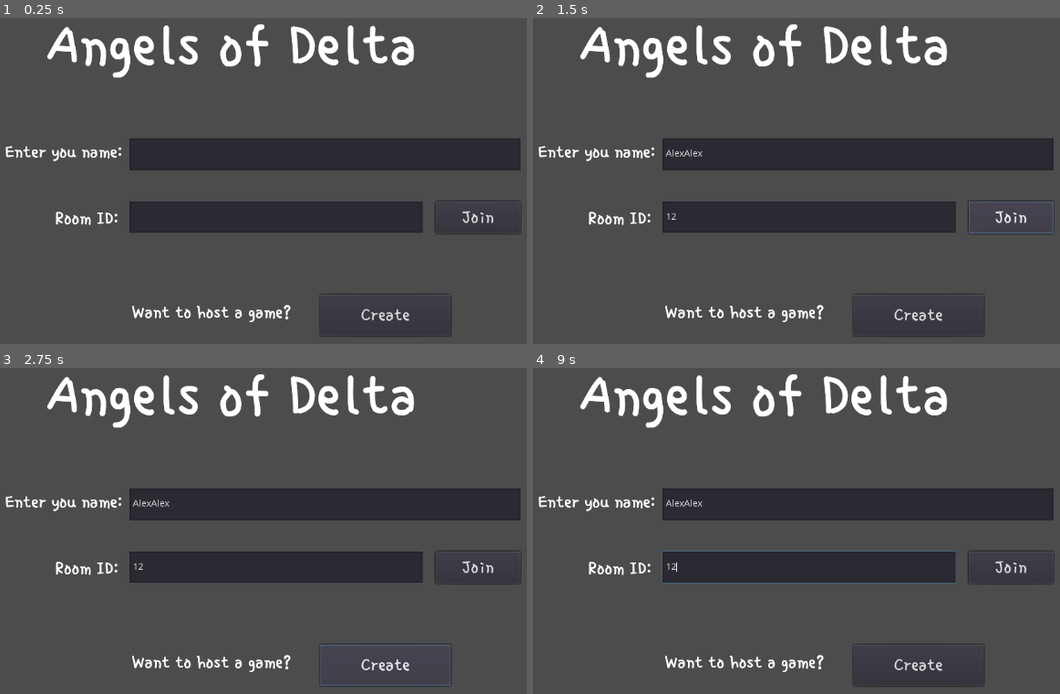
Above: before the commit, frames 1-4 (two rows, left to right).
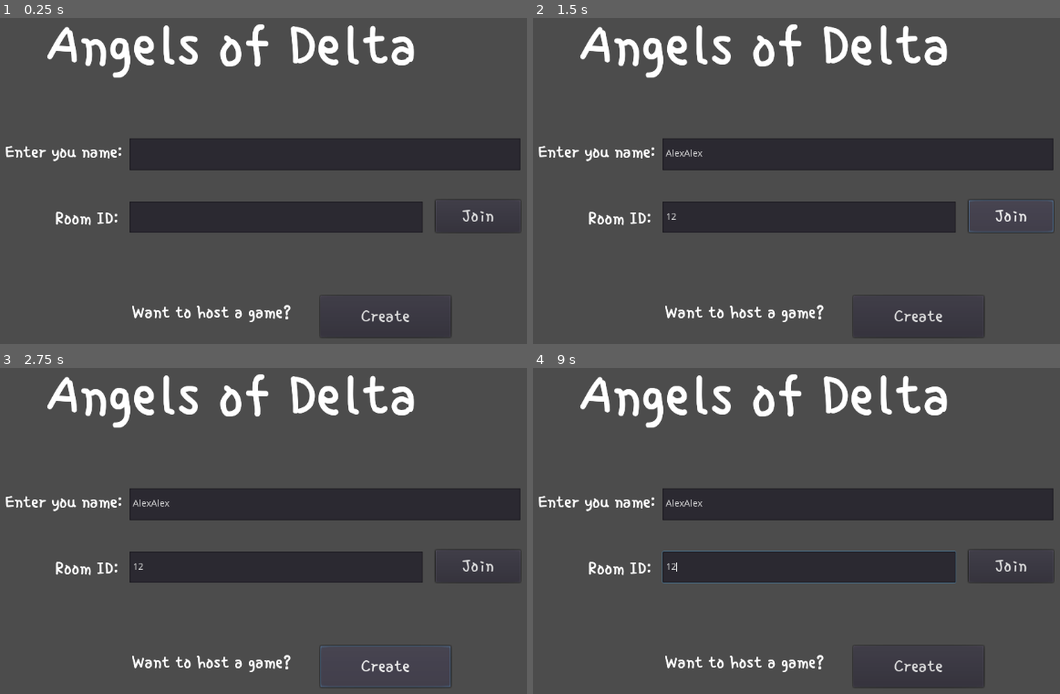
Above: after the commit, the same moments.

Repository: askoki160/angels-of-delta
Game: Godot game, scene res://Scenes/StartScene.tscn
Same seed, same stepped clock (60 frames per second), same inputs: the game is played once before the commit and once after it.
Inputs (mouse positions are in pixels of both pictures, inside the frame that each line leads up to):
- Up to frame 1 (0.25 s): no input
- Up to frame 2 (1.5 s): click (859, 154) at 0.52 s; type "Alex" at 0.6 s; click (807, 216) at 0.75 s; type "12" at 0.83 s; click (859, 154) at 0.98 s; type "Alex" at 1.07 s; click "Join" at 1.25 s
- Up to frame 3 (2.75 s): click "Create" at 2 s
- Up to frame 4 (9 s): click "Create" at 2.75 s; click "Create" at 3.5 s; tap Enter at 4.25, 5.75, 7.25 s; move the mouse to (928, 534) at 4.27 s; click (928, 534) at 4.42 s; tap Space at 5, 6.5, 8 s; move the mouse to (622, 586) at 5.02 s; click (622, 586) at 5.17 s; move the mouse to (843, 442) at 5.77 s; click (843, 442) at 5.92 s; move the mouse to (733, 664) at 6.52 s; click (733, 664) at 6.67 s; move the mouse to (991, 638) at 7.27 s; click (991, 638) at 7.42 s; move the mouse to (548, 482) at 8.02 s; click (548, 482) at 8.17 s; move the mouse to (807, 560) at 8.77 s; click (807, 560) at 8.92 s

The runs differ from the first frame. In frame 1, 0.5% of the frame differs, in the area x 60-99%, y 56-94%; in frame 2, 0.6%; in frame 3, 0.6%, in the area x 60-99%, y 56-98%; in frame 4, 0.5%.
Error before the commit: Invalid get index 'room_key' (on base: 'Nil'). (res://Scripts/StartScene.gd:30)
Error after the commit: Invalid get index 'room_key' (on base: 'Nil'). (res://Scripts/StartScene.gd:35)

Commit message:
Solve #4: button actions not triggering on html export

Diff:
--- a/Godot/Scenes/StartScene.tscn
+++ b/Godot/Scenes/StartScene.tscn
@@ -57,9 +57,9 @@
 
 [node name="JoinButton" type="Button" parent="."]
 margin_left = 865.288
-margin_top = 387.857
+margin_top = 386.187
 margin_right = 995.288
-margin_bottom = 436.857
+margin_bottom = 435.187
 rect_min_size = Vector2( 130, 0 )
 custom_fonts/font = ExtResource( 1 )
 custom_colors/font_color_disabled = Color( 0, 0, 0, 1 )
@@ -82,9 +82,9 @@
 
 [node name="CreateButton" type="Button" parent="."]
 margin_left = 688.075
-margin_top = 530.976
+margin_top = 532.646
 margin_right = 888.075
-margin_bottom = 593.976
+margin_bottom = 595.646
 rect_min_size = Vector2( 200, 0 )
 custom_fonts/font = ExtResource( 1 )
 custom_colors/font_color_disabled = Color( 0, 0, 0, 1 )
@@ -118,4 +118,3 @@
 [node name="HTTPRequest" type="HTTPRequest" parent="."]
 [connection signal="text_changed" from="NameField" to="." method="_on_NameField_text_changed"]
 [connection signal="pressed" from="JoinButton" to="." method="_on_JoinButton_pressed"]
-[connection signal="pressed" from="CreateButton" to="." method="_on_CreateButton_pressed"]
--- a/Godot/Scripts/StartScene.gd
+++ b/Godot/Scripts/StartScene.gd
@@ -7,63 +7,69 @@
 var _player_name = ""
 
 func _on_NameField_text_changed(new_text):
-	_player_name = new_text
+    _player_name = new_text
 
 func _ready():
-	# Connect base signals to get notified of connection open, close, and errors.
-	_client.connect("connection_closed", self, "_closed")
-	_client.connect("connection_error", self, "_closed")
-	_client.connect("connection_established", self, "_connected")
-	# This signal is emitted when not using the Multiplayer API every time
-	# a full packet is received.
-	# Alternatively, you could check get_peer(1).get_available_packets() in a loop.
-	_client.connect("data_received", self, "_on_data")
-	# warning-ignore:return_value_discarded
-	$HTTPRequest.connect("request_completed", self, "_on_request_completed")
+    # Connect base signals to get notified of connection open, close, and errors.
+    _client.connect("connection_closed", self, "_closed")
+    _client.connect("connection_error", self, "_closed")
+    _client.connect("connection_established", self, "_connected")
+    # This signal is emitted when not using the Multiplayer API every time
+    # a full packet is received.
+    # Alternatively, you could check get_peer(1).get_available_packets() in a loop.
+    _client.connect("data_received", self, "_on_data")
+    # warning-ignore:return_value_discarded
+    $HTTPRequest.connect("request_completed", self, "_on_request_completed")
 
-# create lobby
-func _on_CreateButton_pressed():
-	$HTTPRequest.request(get_room_url)
+func _input(event):
+    if event is InputEventMouseButton:
+        # create lobby
+        if $CreateButton.pressed:
+            var error = $HTTPRequest.request(get_room_url)
+            if error != OK:
+                push_error("An error occurred in the HTTP request.")
 
 func _on_request_completed(_result, _response_code, _headers, body):
-	var json = JSON.parse(body.get_string_from_utf8())
-	global_vars.room_key = json.result.room_key
-	global_vars.is_room_master = true
-	print(json.result.room_key)
-	Network.init_connection(_client, global_vars.room_key)
+    var test = body.get_string_from_utf8()
+    var json = JSON.parse(body.get_string_from_utf8())
+    global_vars.room_key = json.result.room_key
+    global_vars.is_room_master = true
+    print(json.result.room_key)
+    Network.init_connection(_client, global_vars.room_key)
 
 func _on_JoinButton_pressed():
-	global_vars.is_room_master = false
-	global_vars.room_key = $RoomField.text
-	print("Join with ", global_vars.room_key)
-	Network.init_connection(_client, global_vars.room_key)
+    global_vars.is_room_master = false
+    global_vars.room_key = $RoomField.text
+    print("Join with ", global_vars.room_key)
+    Network.init_connection(_client, global_vars.room_key)
 
 func _closed(was_clean = false):
-	# was_clean will tell you if the disconnection was correctly notified
-	# by the remote peer before closing the socket.
-	print("Closed, clean: ", was_clean)
-	set_process(false)
+    # was_clean will tell you if the disconnection was correctly notified
+    # by the remote peer before closing the socket.
+    print("Closed, clean: ", was_clean)
+    set_process(false)
 
 func _connected(proto = ""):
-	# This is called on connection, "proto" will be the selected WebSocket
-	# sub-protocol (which is optional)
-	print("Connected with protocol: ", proto)
-	# You MUST always use get_peer(1).put_packet to send data to server,
-	# and not put_packet directly when not using the MultiplayerAPI.
-	Network.send_json_data(_client, "name", _player_name)
-	print("name ", _player_name)
-	global_vars.client_name = _player_name
-	# warning-ignore:return_value_discarded
-	get_tree().change_scene("res://Scenes/LobbyScene.tscn")
+    # This is called on connection, "proto" will be the selected WebSocket
+    # sub-protocol (which is optional)
+    print("Connected with protocol: ", proto)
+    # You MUST always use get_peer(1).put_packet to send data to server,
+    # and not put_packet directly when not using the MultiplayerAPI.
+    Network.send_json_data(_client, "name", _player_name)
+    print("name ", _player_name)
+    global_vars.client_name = _player_name
+    # warning-ignore:return_value_discarded
+    get_tree().change_scene("res://Scenes/LobbyScene.tscn")
 
 func _on_data():
-	var json_response = Network.parse_server_response(_client)
-	if json_response && json_response.has('players'):
-		global_vars.remote_players = json_response.players
-		_client.disconnect("data_received", self, "_on_data")
-		print("disconnect")
+    print("ondata")
+    var json_response = Network.parse_server_response(_client)
+    if json_response && json_response.has('players'):
+        global_vars.remote_players = json_response.players
+        _client.disconnect("data_received", self, "_on_data")
+        print("disconnect")
 
 func _process(_delta):
-	# Call this in _process or _physics_process. Data transfer, and signals
-	# emission will only happen when calling this function.
-	_client.poll()
+    # Call this in _process or _physics_process. Data transfer, and signals
+    # emission will only happen when calling this function.
+    _client.poll()
